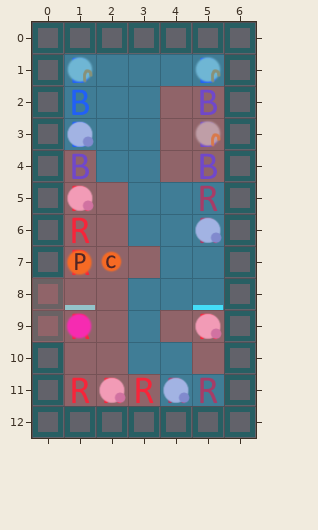
Tiled map -- plans/level-design/level_ideas/1_4.tmx. The first picture shows the starting point.
Cells are 32x32 px. Shown: x 0..6, y 0..12.
Once edited:
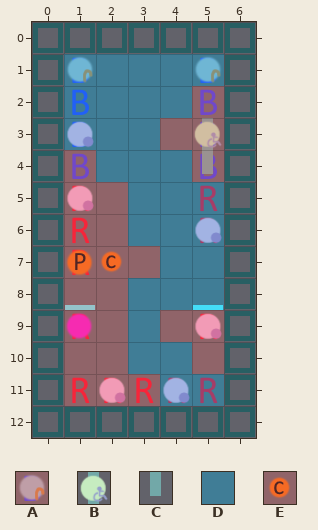
Key: from "rough sprites for level design": A 4, B 15, C 23, D 32, E 33.
_ is an empty cell.
See-through tiles are keyed as they look on the map.
From old to new:
Layer "Unmoveable/people":
y 3: x 5 A -> B
y 4: x 5 _ -> C
Layer "areas":
y 2: x 4 E -> D
y 4: x 4 E -> D
y 8..9: x 0 E -> _
Pixel boxes of the changes (left, top, right, bottom) in both pictures:
changed: (160, 86, 222, 182)
removed: (32, 278, 64, 342)
